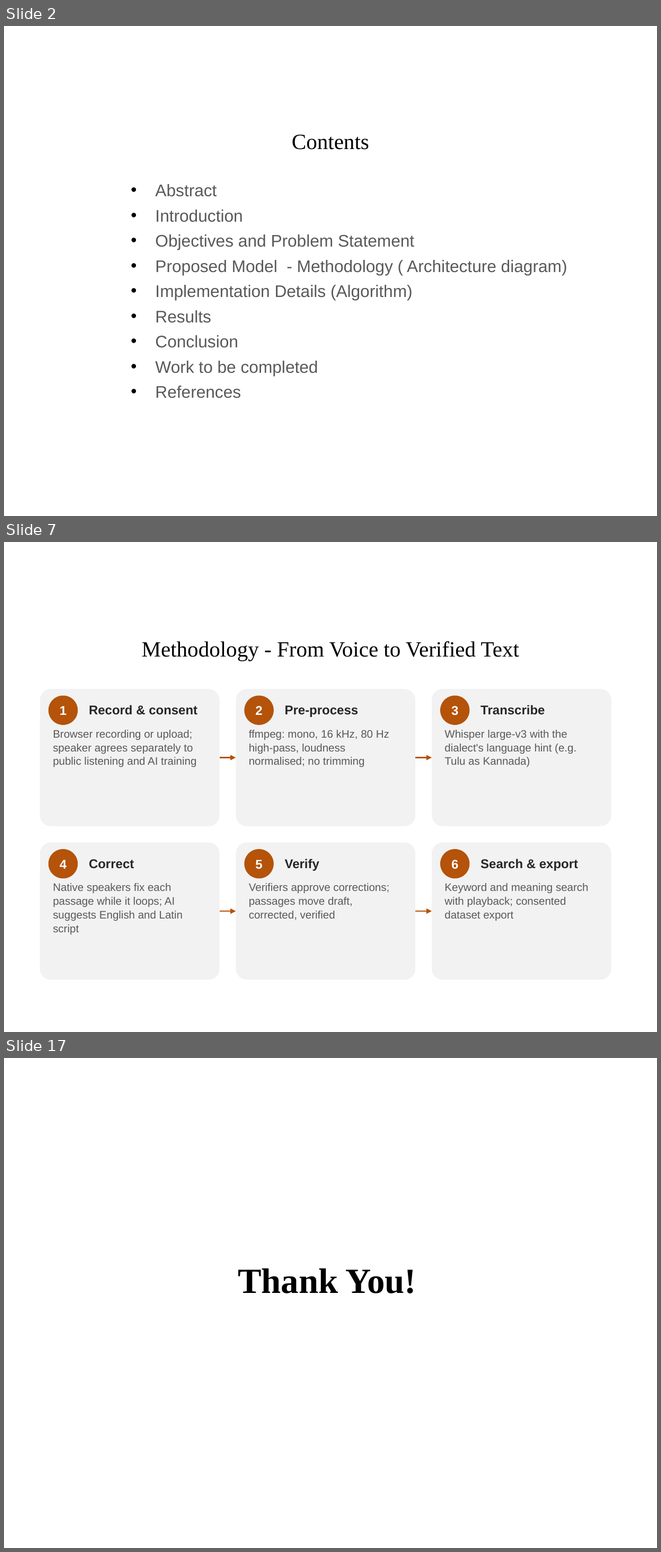
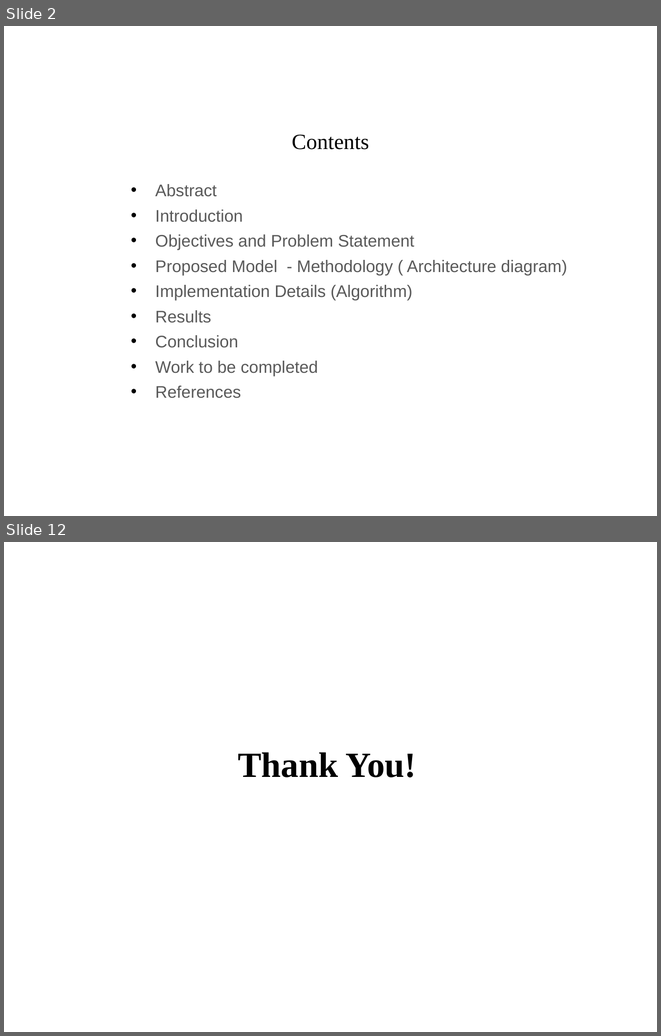
Before and after one commit to Mohamed-Ali-4/SwaraVeda, a slide deck: docs/SwaraVeda_Review2.pptx. Shown one above the other, each under a label of ours: slides 2, 7 and 17 before the commit, slides 2 and 12 after it; the slides between them are not shown. The pictures are 661x1552 and 661x1036 pixels, drawn with LibreOffice and Linux fonts; fonts in the diff are those of the drawing; background and template pictures are left out. Boxes give left, top, right and bottom in pixels: in the first picture for what was removed or moved away, otherwise in the second. Text is boxed around its words. In the diff, an @@ line names an element or a change of style, - is before the commit and + after.

```diff
--- a/docs/SwaraVeda_Review2.pptx
+++ b/docs/SwaraVeda_Review2.pptx
@@ slide 7 removed at <box>4,542,657,1032</box>, background picture (left out) @@
@@ text removed at <box>142,641,519,661</box> @@
-Methodology - From Voice to Verified Text
@@ rounded rectangle removed at <box>40,689,220,826</box> @@
-Record & consent
-Browser recording or upload; speaker agrees separately to public listening and AI training
@@ ellipse removed at <box>49,696,78,725</box> @@
-1
@@ rounded rectangle removed at <box>236,689,415,826</box> @@
-Pre-process
-ffmpeg: mono, 16 kHz, 80 Hz high-pass, loudness normalised; no trimming
@@ ellipse removed at <box>244,696,274,725</box> @@
-2
@@ rounded rectangle removed at <box>432,689,611,826</box> @@
-Transcribe
-Whisper large-v3 with the dialect's language hint (e.g. Tulu as Kannada)
@@ ellipse removed at <box>440,696,469,725</box> @@
-3
@@ arrow removed from (220, 758) to (236, 758) @@
@@ arrow removed from (415, 758) to (432, 758) @@
@@ rounded rectangle removed at <box>40,843,220,979</box> @@
-Correct
-Native speakers fix each passage while it loops; AI suggests English and Latin script
@@ rounded rectangle removed at <box>236,843,415,979</box> @@
-Verify
-Verifiers approve corrections; passages move draft, corrected, verified
@@ rounded rectangle removed at <box>432,843,611,979</box> @@
-Search & export
-Keyword and meaning search with playback; consented dataset export
@@ ellipse removed at <box>49,849,78,878</box> @@
-4
@@ ellipse removed at <box>244,849,274,878</box> @@
-5
@@ ellipse removed at <box>440,849,469,878</box> @@
-6
@@ arrow removed from (220, 911) to (236, 911) @@
@@ arrow removed from (415, 911) to (432, 911) @@
@@ what was slide 17 is now slide 12 @@
```
Also in this commit, not shown: 7 slides changed, 3 slides added, 7 other slides removed, 1 other file.
